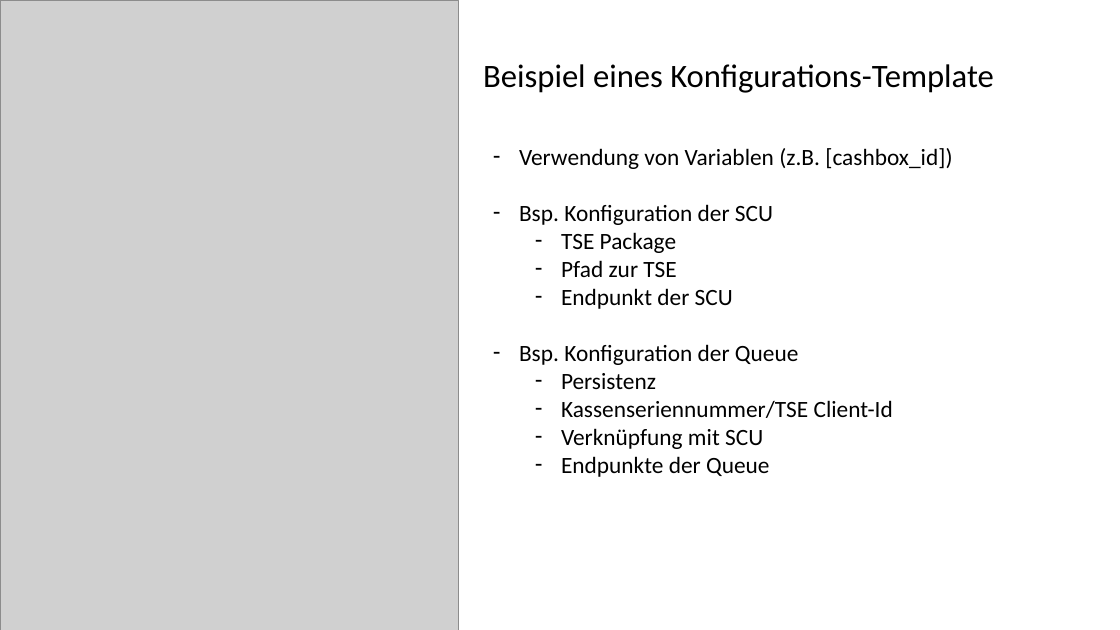
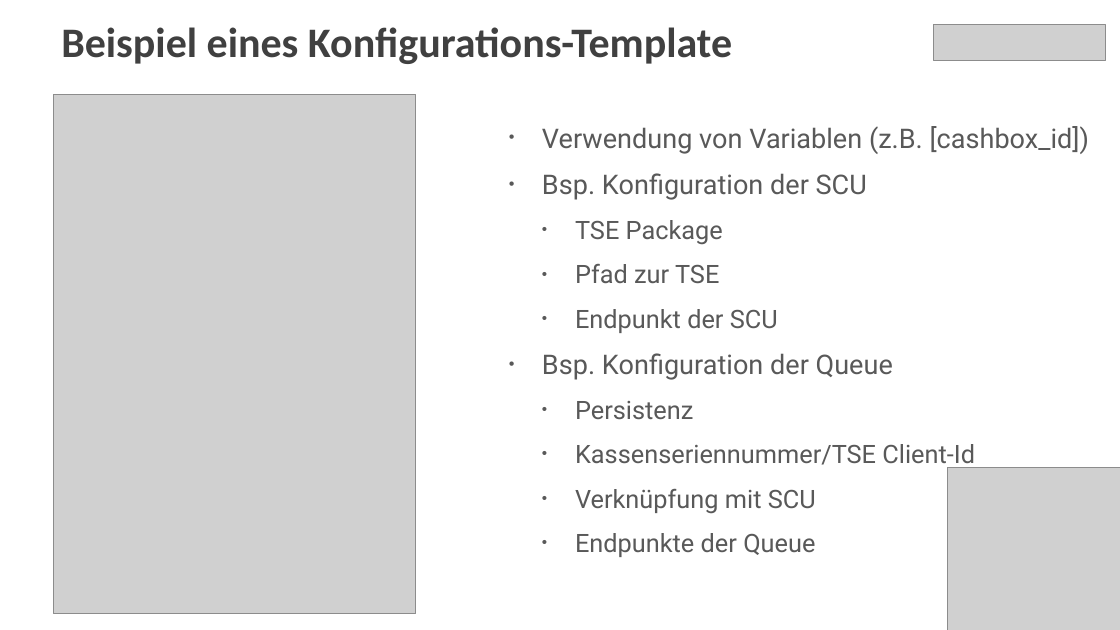
Before and after one commit to fiskaltrust/productdescription-de-doc, a slide deck: slide 28 of for-poscreators/presentation/media/lead-presentation-creator-de.pptx. Drawn at 1120x630 pixels with LibreOffice and Linux fonts; fonts in the diff are those of the drawing; grey boxes stand for pictures. Boxes give left, top, right and bottom in pixels: in the first picture for what was removed or moved away, otherwise in the second. Text is boxed around its words. In the diff, an @@ line names an element or a change of style, - is before the commit and + after.

```diff
--- a/for-poscreators/presentation/media/lead-presentation-creator-de.pptx
+++ b/for-poscreators/presentation/media/lead-presentation-creator-de.pptx
@@ title "Beispiel eines Konfigurations-Template": place and size @@
-title "Beispiel eines Konfigurations-Template" at [483, 64, 994, 93]
+title "Beispiel eines Konfigurations-Template" at [61, 27, 732, 64]
@@ title "Beispiel eines Konfigurations-Template" at [61, 27, 732, 64]: size 28 to 36 pt, text colour #000000 to #404040, bold on; vertical alignment middle to top @@
@@ picture added at [933, 24, 1105, 61] @@
@@ picture: place and size @@
-picture at [0, 0, 459, 630]
+picture at [53, 94, 416, 613]
@@ text "Verwendung von Variablen (z.B. [cashbox_id])": place and size @@
-text "Verwendung von Variablen (z.B. [cashbox_id])" at [519, 148, 952, 477]
+text "Verwendung von Variablen (z.B. [cashbox_id])" at [542, 126, 1089, 557]
@@ text "Verwendung von Variablen (z.B. [cashbox_id])" at [542, 126, 1089, 557]: size 20 to 23.2 pt in "Verwendung von Variablen (z.B. [cashbox_id])", "Bsp. Konfiguration der SCU", "Bsp. Konfiguration der Queue"; font Calibri to Roboto, text colour #000000 to #595959; size 20 to 21.7 pt in "TSE Package", "Pfad zur TSE", "Endpunkt der SCU", "Persistenz" and 3 more places; bullet - to •; more space between paragraphs @@
@@ picture added at [948, 468, 1120, 630] @@
```
Also in this commit, not shown: 26 other slides changed, 3 slides added, 3 slides removed.
